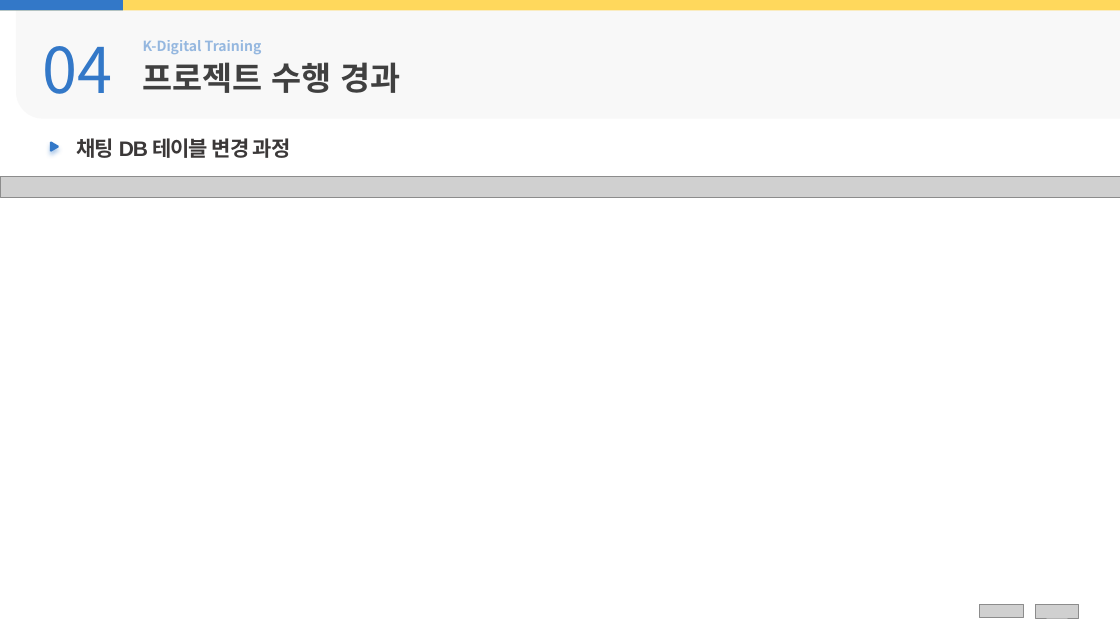
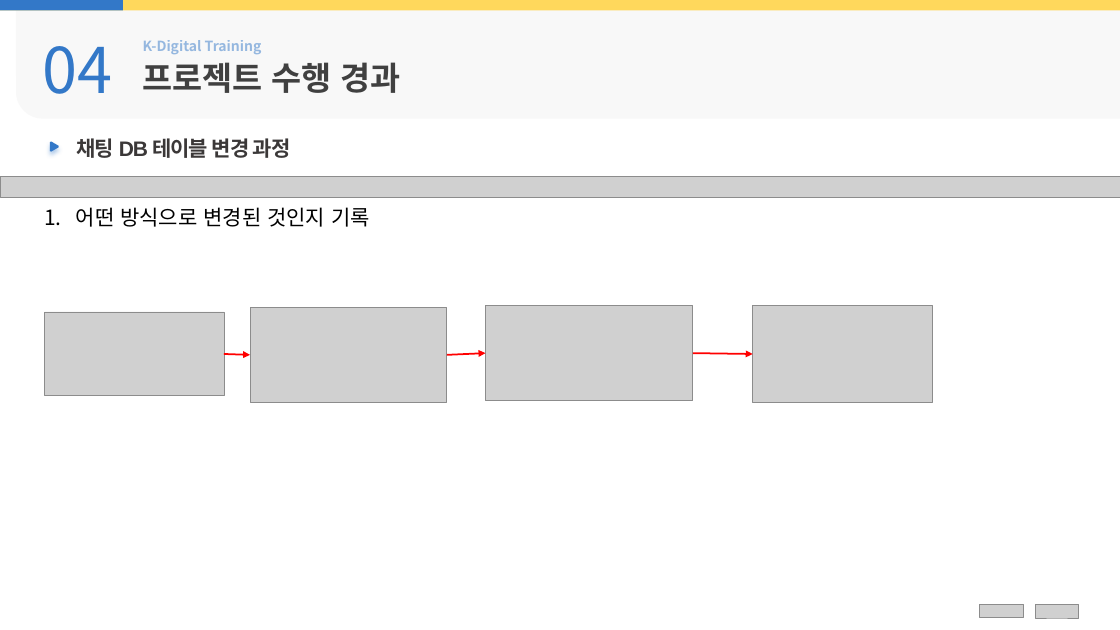
Before and after one commit to juhyeonjong2/EzenCompany, a slide deck: slide 14 of Documents/8. 발표/3. KDT 결과보고서/결과보고서_B팀(클라우드 기반 Spring Framework를 활용한 기업 커뮤니티 시스템).pptx. Drawn at 1120x630 pixels with LibreOffice and Linux fonts; fonts in the diff are those of the drawing; grey boxes stand for pictures; background and template pictures are left out. Boxes give left, top, right and bottom in pixels: in the first picture for what was removed or moved away, otherwise in the second. Text is boxed around its words. In the diff, an @@ line names an element or a change of style, - is before the commit and + after.

```diff
--- a/Documents/8. 발표/3. KDT 결과보고서/결과보고서_B팀(클라우드 기반 Spring Framework를 활용한 기업 커뮤니티 시스템).pptx
+++ b/Documents/8. 발표/3. KDT 결과보고서/결과보고서_B팀(클라우드 기반 Spring Framework를 활용한 기업 커뮤니티 시스템).pptx
@@ text added at [76, 207, 370, 227], 18 pt, text #000000 @@
+1. 어떤 방식으로 변경된 것인지 기록
@@ picture added at [45, 312, 224, 396] @@
@@ picture added at [250, 308, 447, 403] @@
@@ picture added at [486, 306, 693, 402] @@
@@ picture added at [753, 306, 933, 402] @@
@@ arrow added from (224, 354) to (250, 355), #FF0000 1.5 pt @@
@@ arrow added from (447, 355) to (486, 353), #FF0000 1.5 pt @@
@@ arrow added from (693, 353) to (753, 354), #FF0000 1.5 pt @@
```
Also in this commit, not shown: 6 other slides changed.
